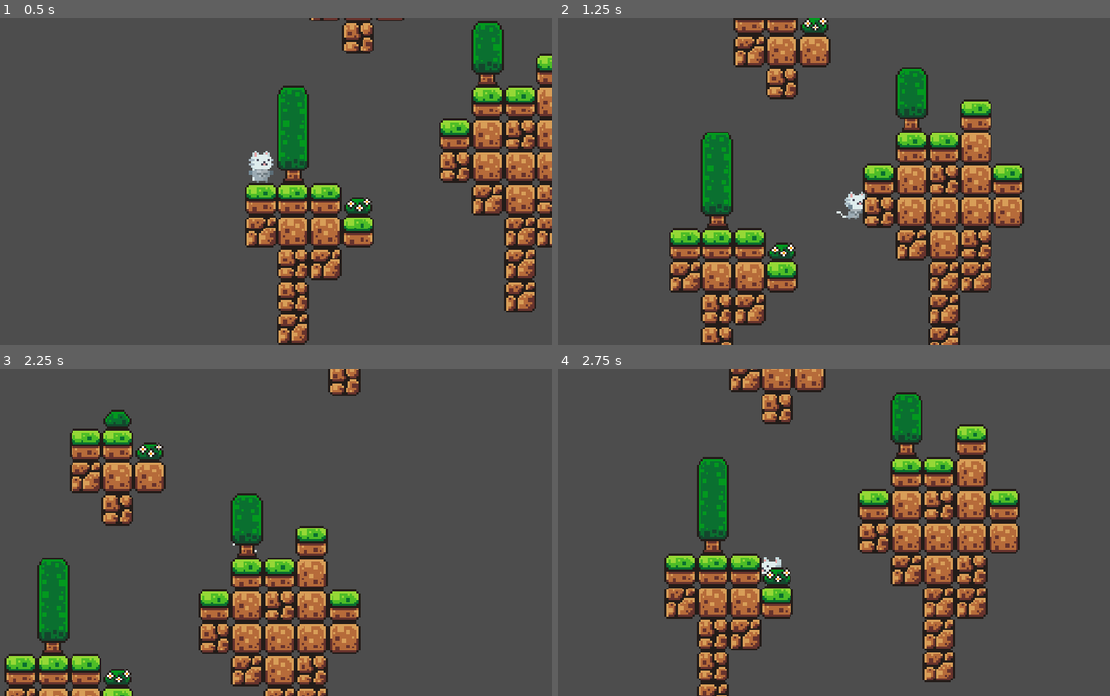
Above: before the commit, frames 1-4 (two rows, left to right).
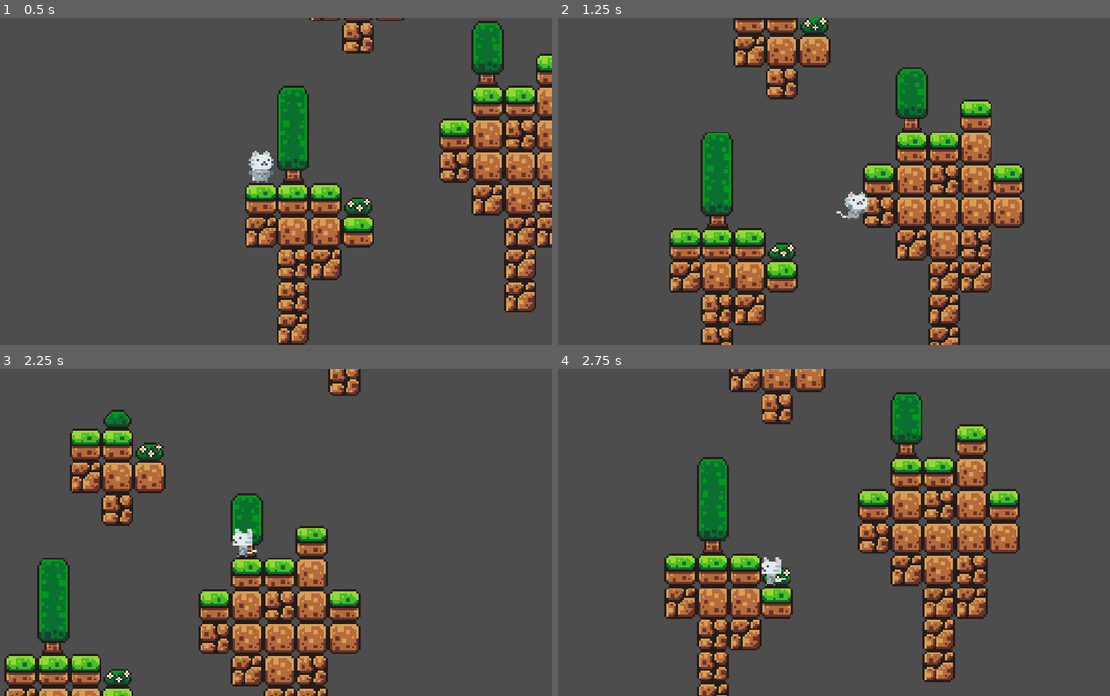
Above: after the commit, the same moments.

Repository: jakobjakobb/DDU-GODOT
Game: Godot game, scene res://scenes/game.tscn
Same seed, same stepped clock (60 frames per second), same inputs: the game is played once before the commit and once after it.
Inputs:
- Up to frame 1 (0.5 s): no input
- Up to frame 2 (1.25 s): hold D (right) from 0.53 s (still down); tap Space (jump) at 0.77 s
- Up to frame 3 (2.25 s): tap Space (jump) at 1.52 s; release D (right) at 2.03 s; hold A (left) from 2.03 s (still down)
- Up to frame 4 (2.75 s): keep holding A (left)

Frame 1 is identical in both runs. In frame 2, less than 0.1% of the frame differs, in the area x 55-57%, y 54-60%; in frame 3, 0.2%, in the area x 42-47%, y 48-58%; in frame 4, 0.1%.

Commit message:
platform

Diff:
--- a/scenes/game.tscn
+++ b/scenes/game.tscn
@@ -2,6 +2,7 @@
 
 [ext_resource type="PackedScene" uid="uid://bqojwtkhlj8x7" path="res://scenes/player.tscn" id="1_uwrxv"]
 [ext_resource type="Texture2D" uid="uid://bmg6jhd8ko6x3" path="res://assets/sprites/world_tileset.png" id="2_yqjtg"]
+[ext_resource type="PackedScene" uid="uid://bwr6n7e3pevk6" path="res://scenes/platform.tscn" id="3_lnu2h"]
 
 [sub_resource type="TileSetAtlasSource" id="TileSetAtlasSource_yqjtg"]
 texture = ExtResource("2_yqjtg")
@@ -169,10 +170,49 @@
 physics_layer_0/collision_layer = 1
 sources/0 = SubResource("TileSetAtlasSource_yqjtg")
 
+[sub_resource type="Animation" id="Animation_lbhrr"]
+resource_name = "Platform"
+length = 4.0
+loop_mode = 2
+tracks/0/type = "value"
+tracks/0/imported = false
+tracks/0/enabled = true
+tracks/0/path = NodePath(".:position")
+tracks/0/interp = 1
+tracks/0/loop_wrap = true
+tracks/0/keys = {
+"times": PackedFloat32Array(0, 4),
+"transitions": PackedFloat32Array(1, 1),
+"update": 0,
+"values": [Vector2(961, -491), Vector2(1311, -491)]
+}
+
+[sub_resource type="Animation" id="Animation_iywne"]
+length = 0.001
+tracks/0/type = "value"
+tracks/0/imported = false
+tracks/0/enabled = true
+tracks/0/path = NodePath(".:position")
+tracks/0/interp = 1
+tracks/0/loop_wrap = true
+tracks/0/keys = {
+"times": PackedFloat32Array(0),
+"transitions": PackedFloat32Array(1),
+"update": 0,
+"values": [Vector2(961, -491)]
+}
+
+[sub_resource type="AnimationLibrary" id="AnimationLibrary_p57ef"]
+_data = {
+&"Platform": SubResource("Animation_lbhrr"),
+&"RESET": SubResource("Animation_iywne")
+}
+
 [node name="Game" type="Node2D" unique_id=1722854224]
 position = Vector2(-184, -52)
 
 [node name="Player" parent="." unique_id=1030030293 instance=ExtResource("1_uwrxv")]
+z_index = 5
 position = Vector2(504, -87)
 
 [node name="Camera2D" type="Camera2D" parent="Player" unique_id=1341253292]
@@ -188,4 +228,11 @@
 [node name="CollisionPolygon2D" type="CollisionPolygon2D" parent="Area2D" unique_id=12423896]
 polygon = PackedVector2Array(299, 41, 774, 23, 800, -132, 1390, -161, 1568, -388, 1973, -415, 2338, -623, 2438, -939, 2492, 309, 299, 251)
 
+[node name="Platform" parent="." unique_id=901554556 instance=ExtResource("3_lnu2h")]
+position = Vector2(961, -491)
+
+[node name="AnimationPlayer" type="AnimationPlayer" parent="Platform" unique_id=1075617808]
+libraries/ = SubResource("AnimationLibrary_p57ef")
+autoplay = &"Platform"
+
 [connection signal="body_entered" from="Area2D" to="Player" method="_on_area_2d_body_entered"]
--- /dev/null
+++ b/scenes/platform.tscn
@@ -0,0 +1,17 @@
+[gd_scene format=3 uid="uid://bwr6n7e3pevk6"]
+
+[ext_resource type="Texture2D" uid="uid://jdrr5q3km7mc" path="res://assets/sprites/platforms.png" id="1_ba0x2"]
+
+[sub_resource type="RectangleShape2D" id="RectangleShape2D_g4v7s"]
+size = Vector2(32, 8)
+
+[node name="Platform" type="AnimatableBody2D" unique_id=901554556]
+
+[node name="Sprite2D" type="Sprite2D" parent="." unique_id=662211456]
+texture = ExtResource("1_ba0x2")
+region_enabled = true
+region_rect = Rect2(16, 16, 32, 9)
+
+[node name="CollisionShape2D" type="CollisionShape2D" parent="." unique_id=902108119]
+shape = SubResource("RectangleShape2D_g4v7s")
+one_way_collision = true
